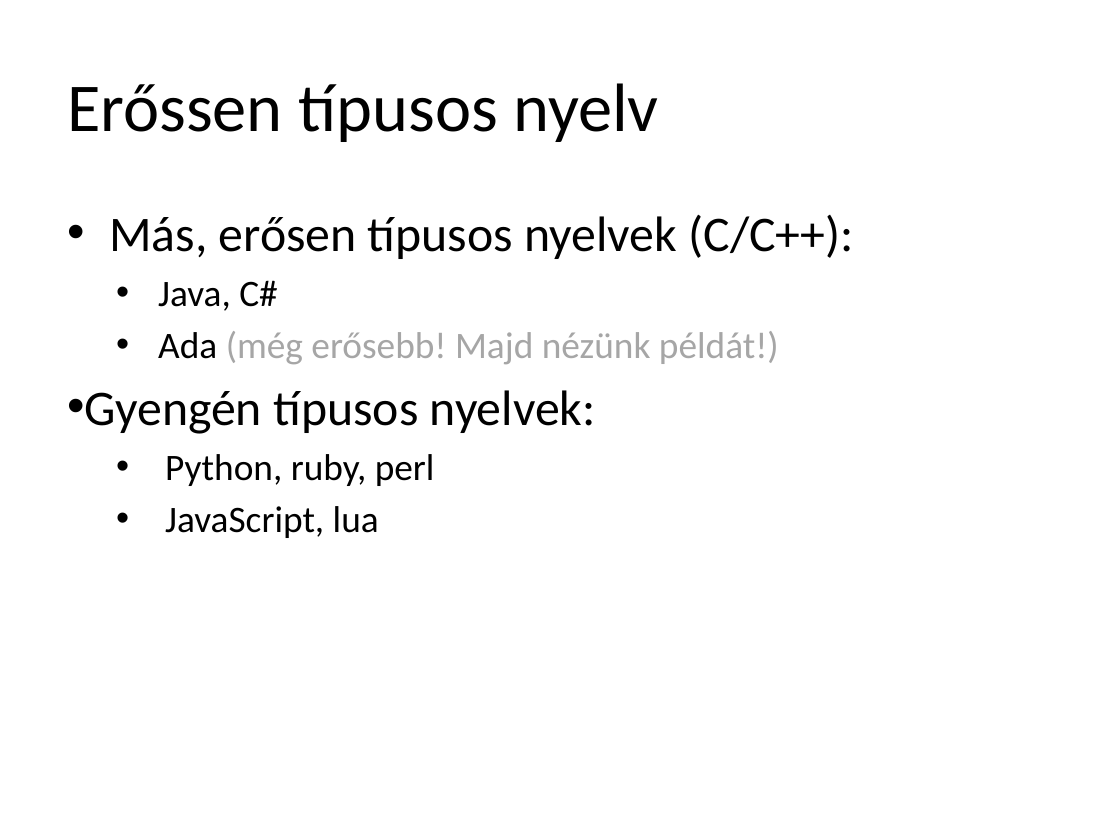
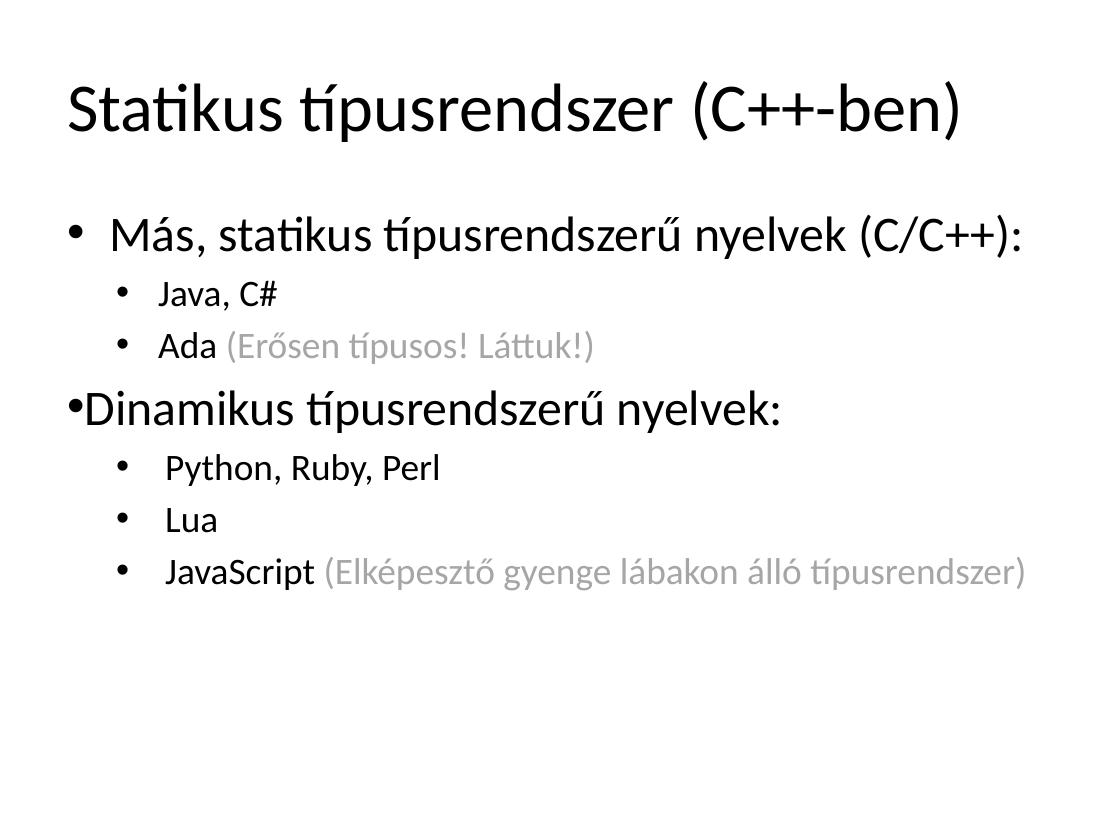
Before and after one commit to torokmark/cppgyak_jegyzet, a slide deck: slide 27 of programozasi_nyelvek_cpp_gyak02.pptx (slide 16 before the commit). Drawn at 1120x840 pixels with LibreOffice and Linux fonts; fonts in the diff are those of the drawing. Boxes give left, top, right and bottom in pixels: in the first picture for what was removed or moved away, otherwise in the second. Text is boxed around its words. In the diff, an @@ line names an element or a change of style, - is before the commit and + after.

Commit message:
Fixed: typos, extended

```diff
--- a/programozasi_nyelvek_cpp_gyak02.pptx
+++ b/programozasi_nyelvek_cpp_gyak02.pptx
@@ title at (67,81,963,142): text changed @@
-Erőssen típusos nyelv
+Statikus típusrendszer (C++-ben)
@@ text at (109,215,1024,259): text changed @@
-  • Más, erősen típusos nyelvek (C/C++):
+  • Más, statikus típusrendszerű nyelvek (C/C++):
@@ text at (85,331,1026,590): text changed; text colour #000000 to #A6A6A6 @@
-    • Ada (még erősebb! Majd nézünk példát!)
-• Gyengén típusos nyelvek:
-    • Python, ruby, perl
-    • JavaScript, lua
+    • Ada (Erősen típusos! Láttuk!)
+• Dinamikus típusrendszerű nyelvek:
+    • Python, Ruby, Perl
+    • Lua
+    • JavaScript (Elképesztő gyenge lábakon álló típusrendszer)
```
Also in this commit, not shown: 18 other slides changed, 11 slides added.
